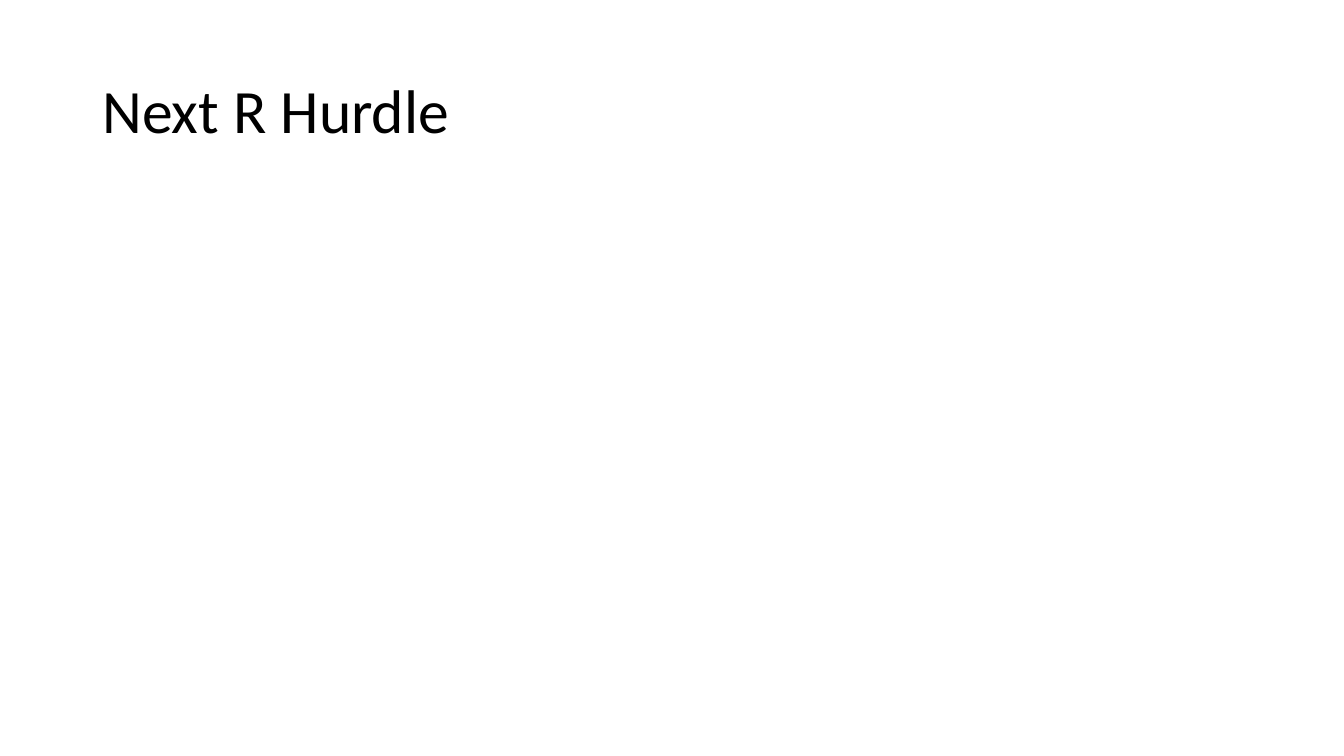
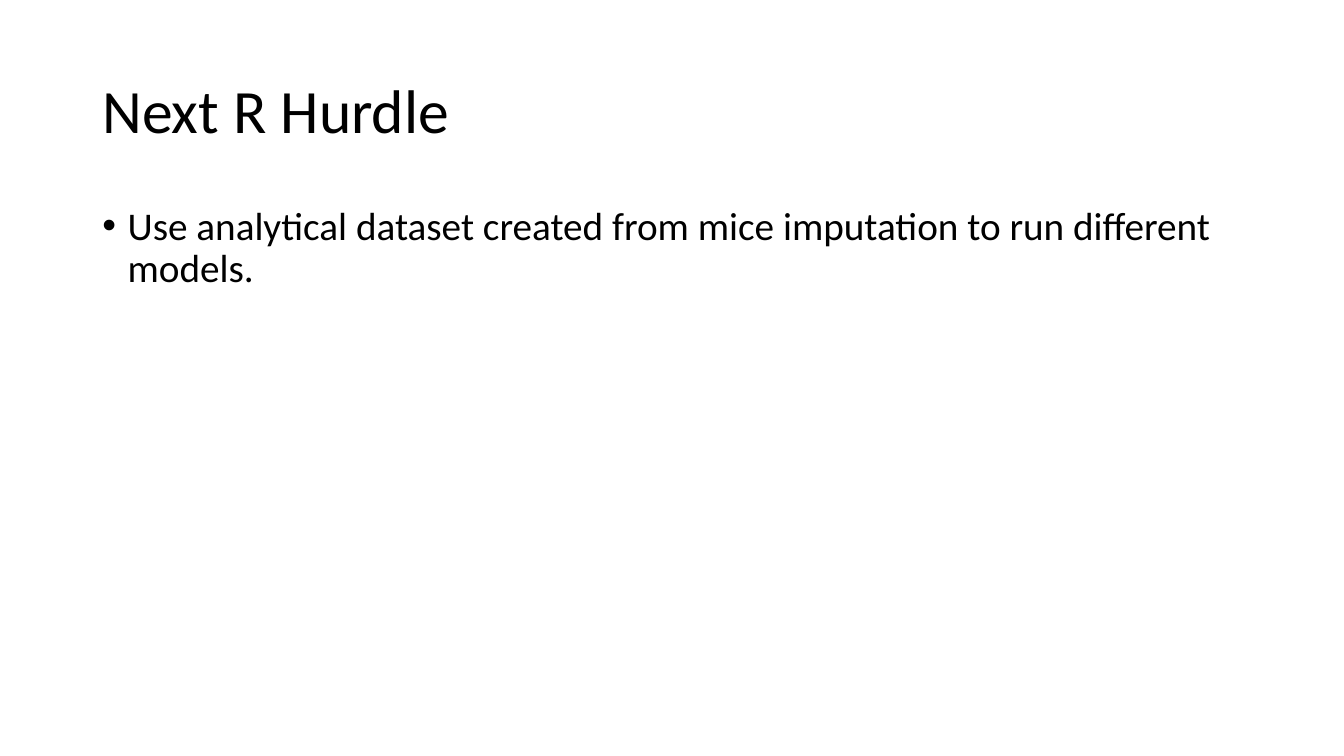
Before and after one commit to apedraza1234/socialfear, a slide deck: slide 14 of class_presentation.pptx (slide 13 before the commit). Drawn at 1344x756 pixels with LibreOffice and Linux fonts; fonts in the diff are those of the drawing. Boxes give left, top, right and bottom in pixels: in the first picture for what was removed or moved away, otherwise in the second. Text is boxed around its words. In the diff, an @@ line names an element or a change of style, - is before the commit and + after.

```diff
--- a/class_presentation.pptx
+++ b/class_presentation.pptx
@@ text added at bbox=[128, 212, 1210, 283], 28 pt, text #000000 @@
+• Use analytical dataset created from mice imputation to run different models.
```
Also in this commit, not shown: 1 slide added, 2 other files.
